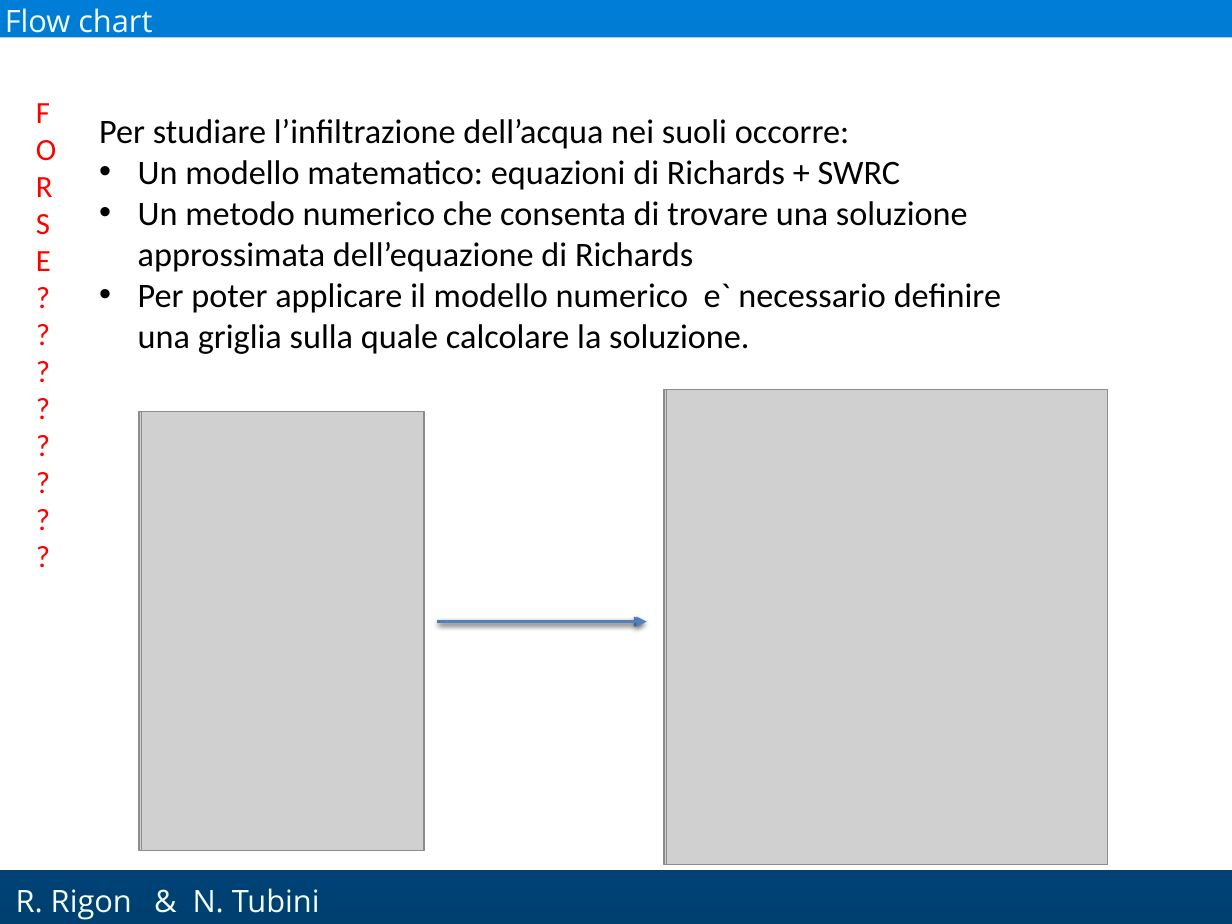
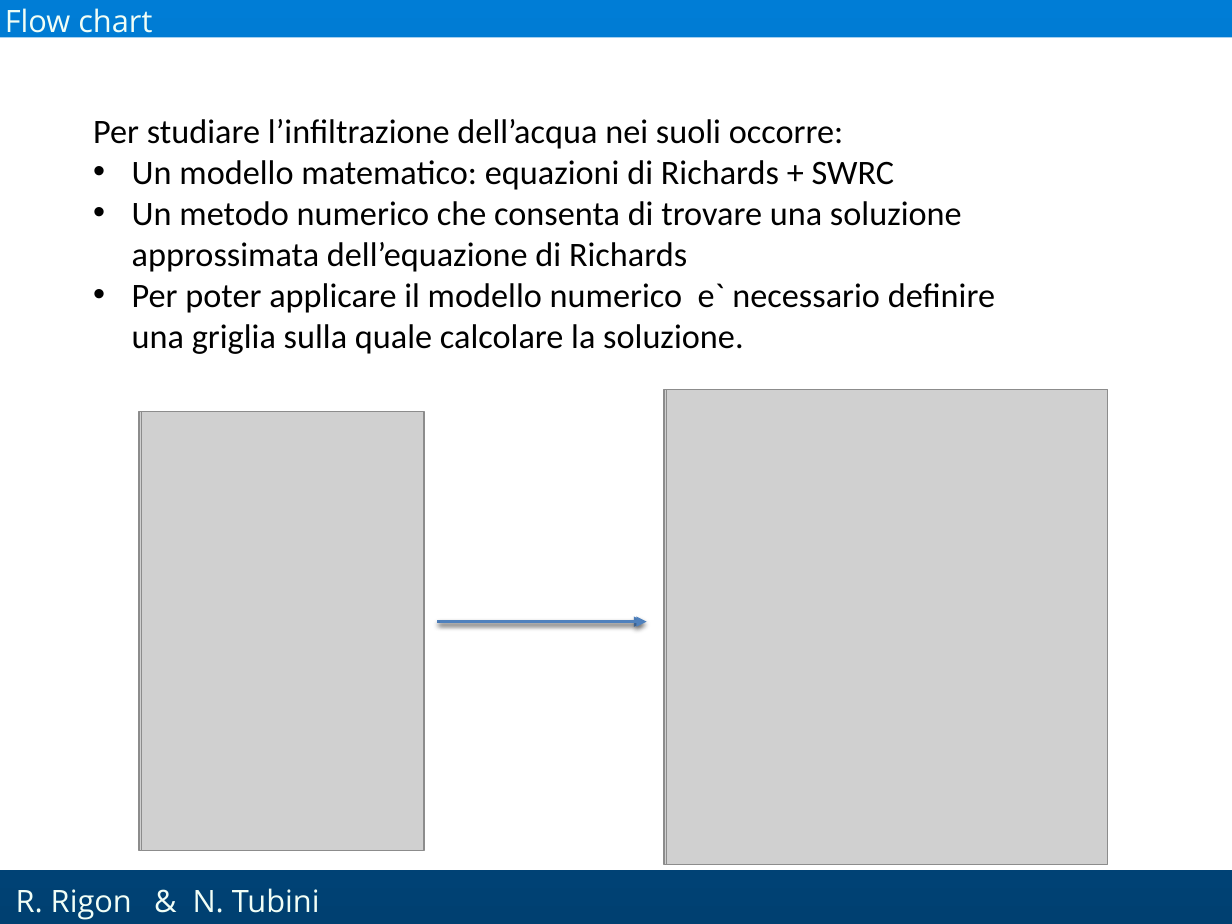
Before and after one commit to GEOframeOMSProjects/OMS_Project_Richards1D, a slide deck: slide 3 of Materials/Richards_English.pptx. Drawn at 1232x924 pixels with LibreOffice and Linux fonts; fonts in the diff are those of the drawing; grey boxes stand for pictures; background and template pictures are left out. Boxes give left, top, right and bottom in pixels: in the first picture for what was removed or moved away, otherwise in the second. Text is boxed around its words. In the diff, an @@ line names an element or a change of style, - is before the commit and + after.

```diff
--- a/Materials/Richards_English.pptx
+++ b/Materials/Richards_English.pptx
@@ text removed at (23,87,73,585) @@
-FORSE????????
@@ text "Per studiare l’infiltrazione dell’acqua nei ...": place and size @@
-text "Per studiare l’infiltrazione dell’acqua nei ..." at (99,119,1001,354)
+text "Per studiare l’infiltrazione dell’acqua nei ..." at (93,119,995,354)
```
Also in this commit, not shown: 22 other slides changed, 4 slides added, 3 slides removed.
